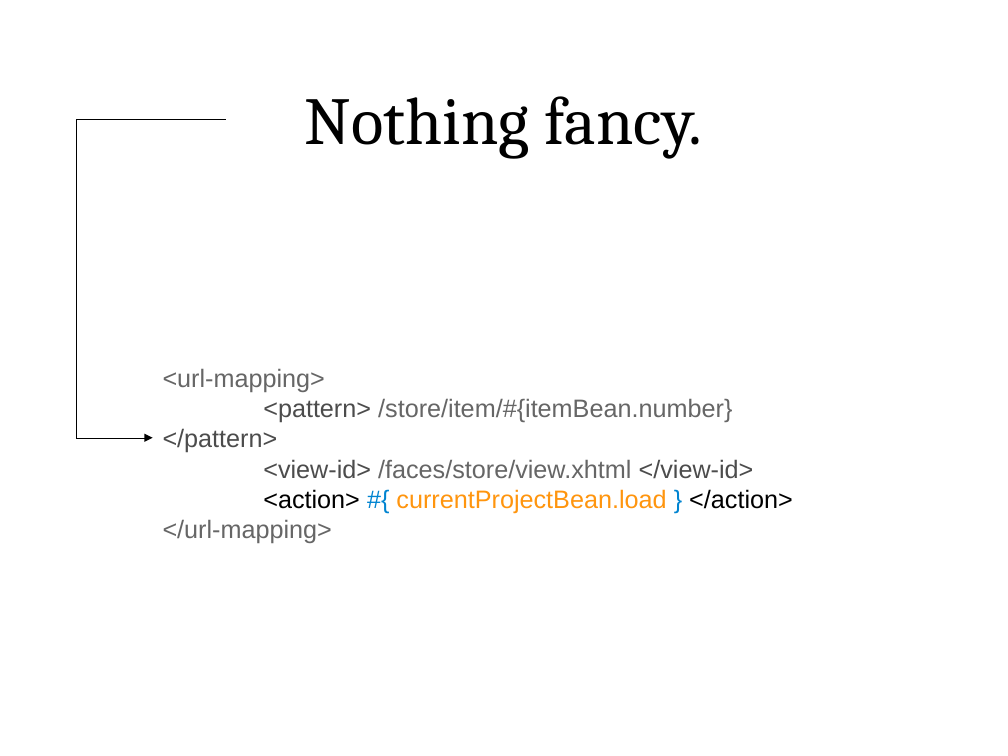
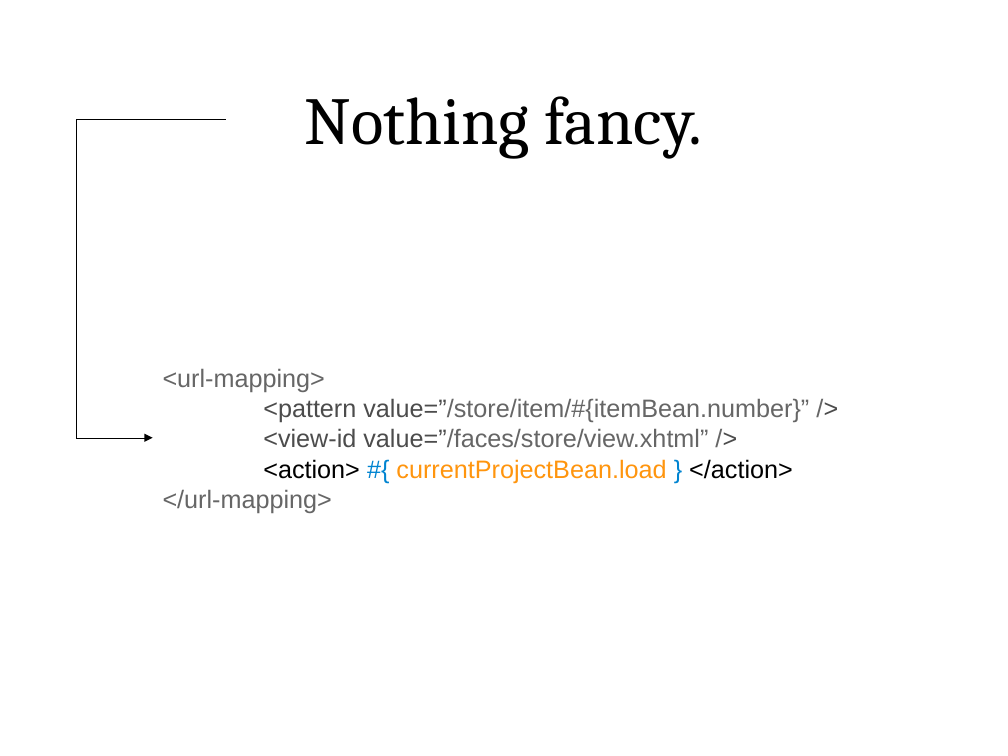
Before and after one commit to lincolnthree/talks, a slide deck: slide 50 of 2011_Beautiful_Java_EE_JAXConf.odp. Drawn at 1008x756 pixels with LibreOffice and Linux fonts; fonts in the diff are those of the drawing. Boxes give left, top, right and bottom in pixels: in the first picture for what was removed or moved away, otherwise in the second. Text is boxed around its words. In the diff, an @@ line names an element or a change of style, - is before the commit and + after.

```diff
--- a/2011_Beautiful_Java_EE_JAXConf.odp
+++ b/2011_Beautiful_Java_EE_JAXConf.odp
@@ text at bbox=[163, 369, 809, 448]: text changed @@
-<url-mapping>
-<pattern> /store/item/#{itemBean.number} </pattern>
-<view-id> /faces/store/view.xhtml </view-id>
+<url-mapping>
+<pattern value=”/store/item/#{itemBean.number}” />
+<view-id value=”/faces/store/view.xhtml” />
```
Also in this commit, not shown: 38 other slides changed, 4 slides added, 1 slide removed.
